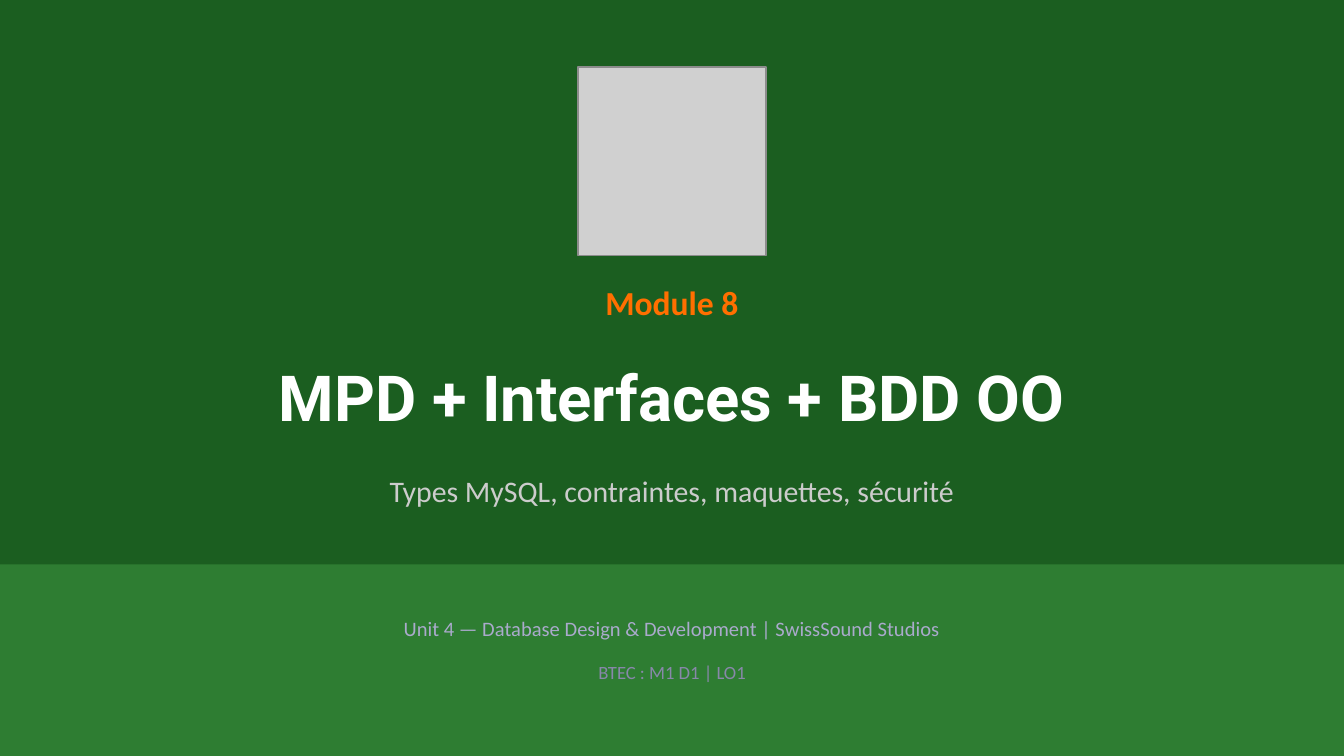
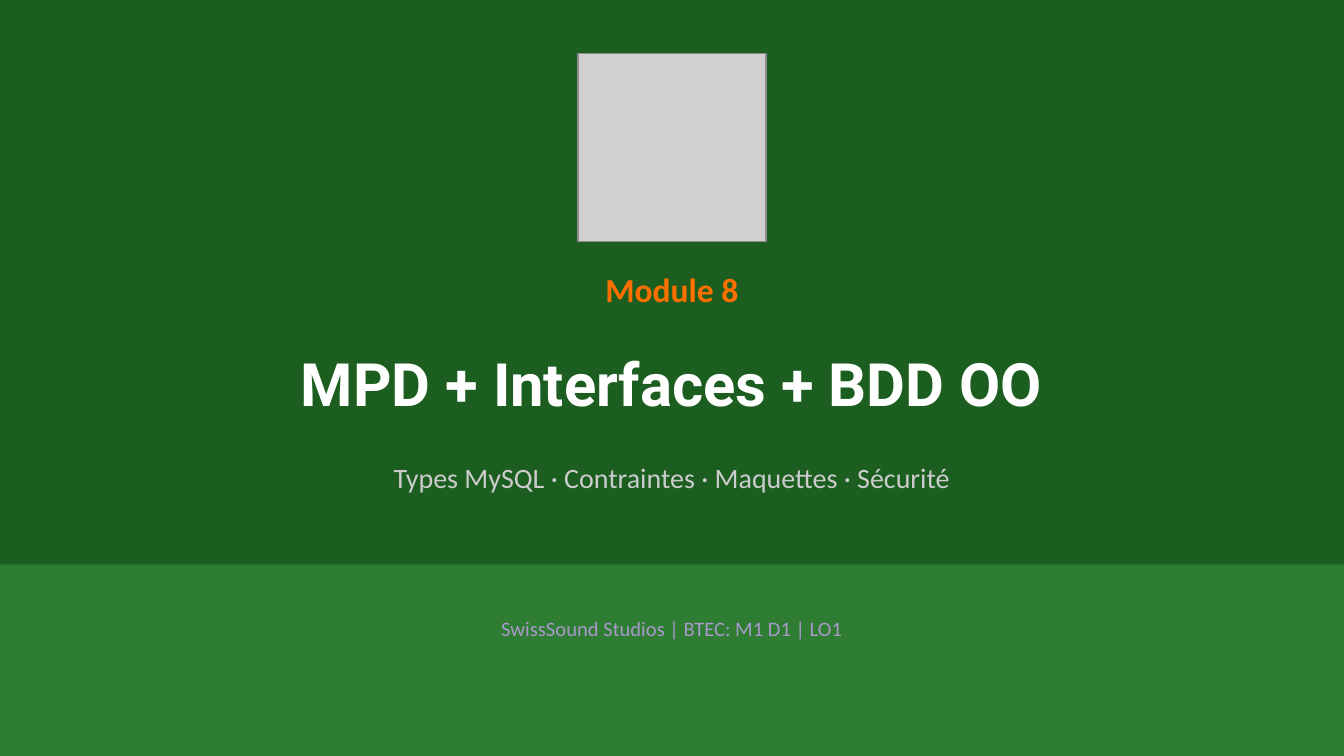
Before and after one commit to mbiTati/unit4_gamifie, a slide deck: slide 1 of pptx/Module08_MPD__Interfaces__BDD_OO.pptx. Drawn at 1344x756 pixels with LibreOffice and Linux fonts; fonts in the diff are those of the drawing; grey boxes stand for pictures. Boxes give left, top, right and bottom in pixels: in the first picture for what was removed or moved away, otherwise in the second. Text is boxed around its words. In the diff, an @@ line names an element or a change of style, - is before the commit and + after.

```diff
--- a/pptx/Module08_MPD__Interfaces__BDD_OO.pptx
+++ b/pptx/Module08_MPD__Interfaces__BDD_OO.pptx
@@ picture: place and size @@
-picture at box(578, 67, 766, 255)
+picture at box(578, 54, 766, 242)
@@ text "Module 8": place and size @@
-text "Module 8" at box(605, 291, 738, 316)
+text "Module 8" at box(605, 278, 738, 303)
@@ text "MPD + Interfaces + BDD ...": place and size @@
-text "MPD + Interfaces + BDD ..." at box(279, 372, 1064, 422)
+text "MPD + Interfaces + BDD ..." at box(301, 360, 1041, 407)
@@ text "MPD + Interfaces + BDD ..." at box(301, 360, 1041, 407): size 34 to 32 pt @@
@@ text at box(394, 469, 949, 493): text changed; size 16 to 15 pt @@
-Types MySQL, contraintes, maquettes, sécurité
+Types MySQL · Contraintes · Maquettes · Sécurité
@@ text at box(501, 622, 842, 636): text changed; text colour #AAAACC to #AA99CC @@
-Unit 4 — Database Design & Development | SwissSound Studios
+SwissSound Studios | BTEC: M1 D1 | LO1
@@ text removed at box(598, 667, 746, 679) @@
-BTEC : M1 D1 | LO1
```
Also in this commit, not shown: 1 other slide changed, 10 slides added, 5 slides removed, 18 other files.
